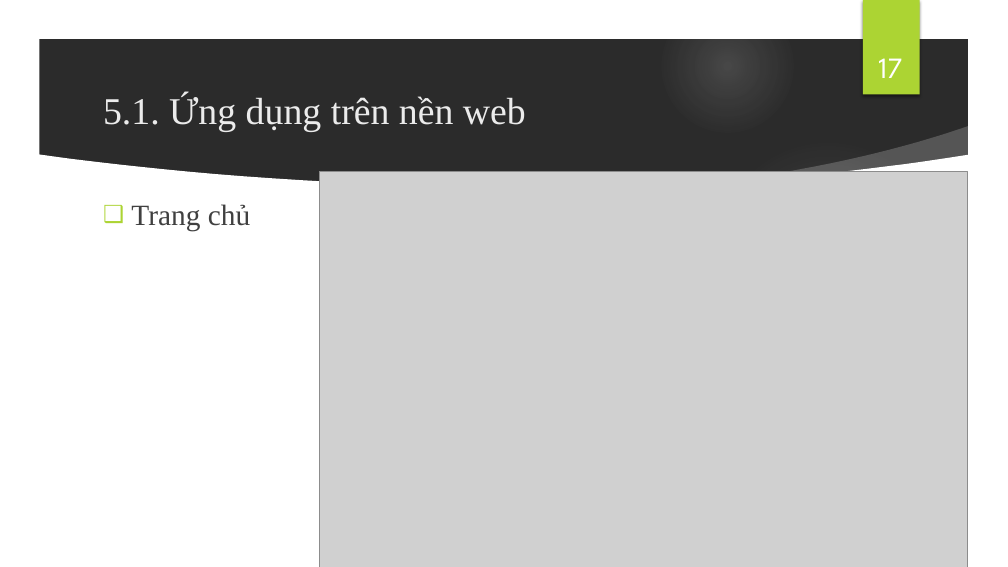
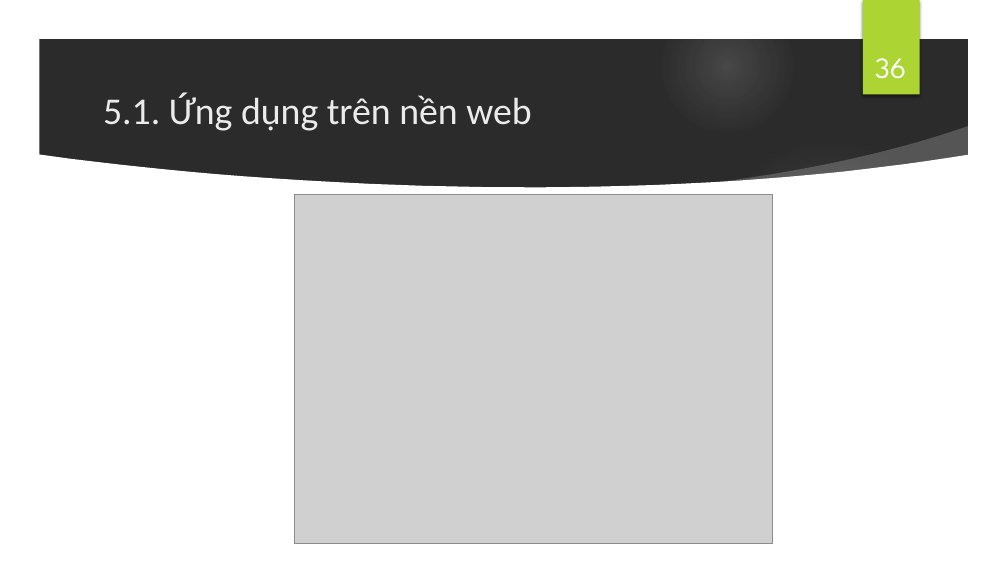
Before and after one commit to AnhtuTa/FGS, a slide deck: slide 36 of Reports/slide bao cao.pptx (slide 17 before the commit). Drawn at 1008x567 pixels with LibreOffice and Linux fonts; fonts in the diff are those of the drawing; grey boxes stand for pictures; background and template pictures are left out; a plain dark background stands for a picture behind light text. Boxes give left, top, right and bottom in pixels: in the first picture for what was removed or moved away, otherwise in the second. Text is boxed around its words. In the diff, an @@ line names an element or a change of style, - is before the commit and + after.

```diff
--- a/Reports/slide bao cao.pptx
+++ b/Reports/slide bao cao.pptx
@@ page number at box(875, 58, 906, 79): text changed @@
-17
+36
@@ title "5.1. Ứng dụng trên nền ..." at box(103, 93, 531, 131): font Times New Roman to Calibri @@
@@ text removed at box(131, 204, 250, 232) @@
-❑ Trang chủ
@@ picture: place and size @@
-picture at box(319, 172, 968, 567)
+picture at box(295, 194, 772, 544)
```
Also in this commit, not shown: 16 other slides changed, 25 slides added, 6 slides removed, 20 other files.
